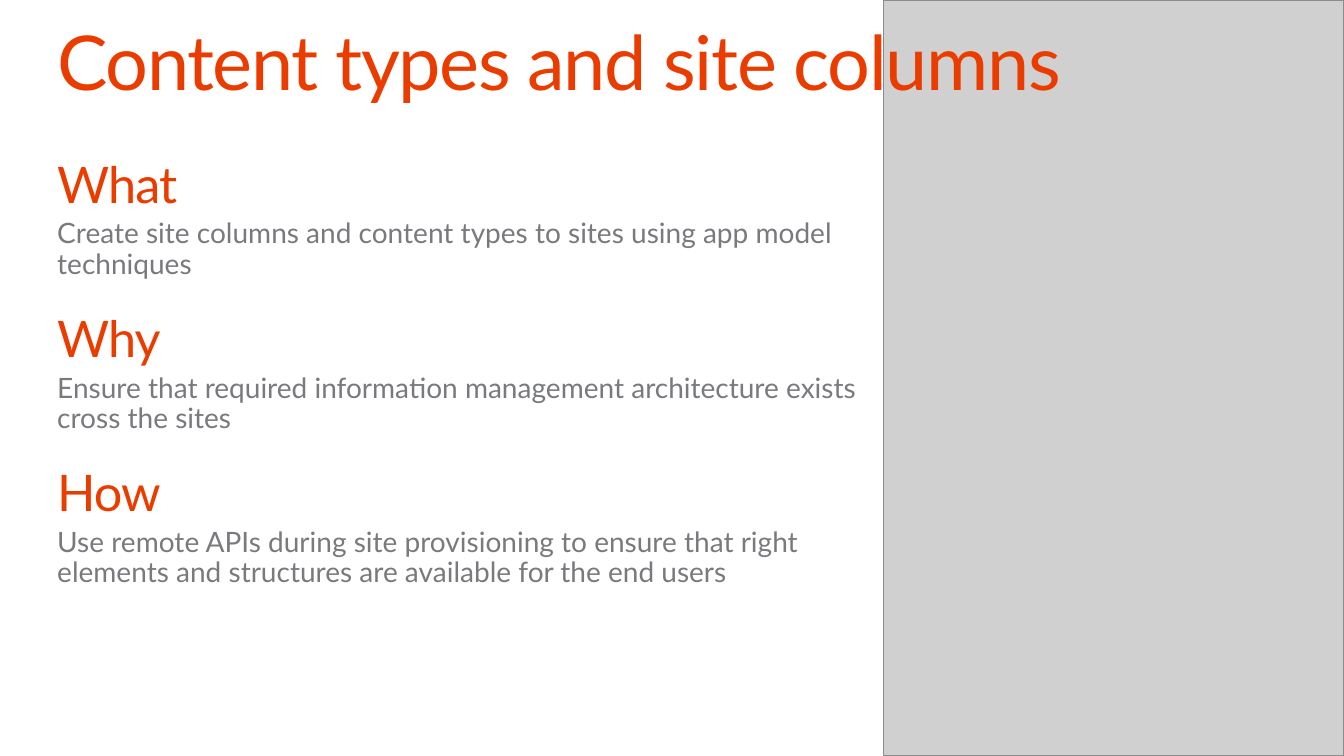
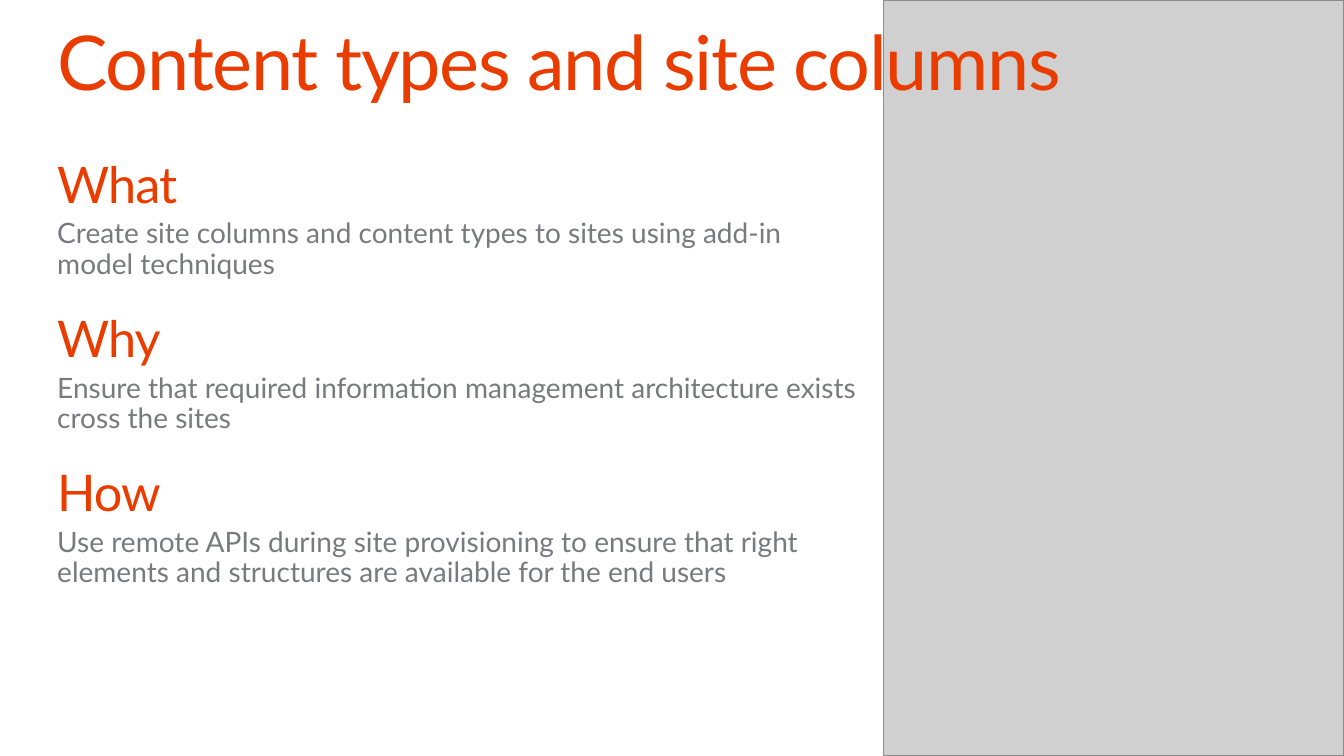
Before and after one commit to OfficeDev/TrainingContent, a slide deck: slide 6 of O3658/08 Using Enterprise Content Management Capabilities with app model/8_ECM.pptx. Drawn at 1344x756 pixels with LibreOffice and Linux fonts; fonts in the diff are those of the drawing; grey boxes stand for pictures; background and template pictures are left out. Boxes give left, top, right and bottom in pixels: in the first picture for what was removed or moved away, otherwise in the second. Text is boxed around its words. In the diff, an @@ line names an element or a change of style, - is before the commit and + after.

```diff
--- a/O3658/08 Using Enterprise Content Management Capabilities with app model/8_ECM.pptx
+++ b/O3658/08 Using Enterprise Content Management Capabilities with app model/8_ECM.pptx
@@ text at [57,222,781,279]: text changed @@
-  Create site columns and content types to sites using app model techniques
+  Create site columns and content types to sites using add-in model techniques
```
Also in this commit, not shown: 11 other slides changed, 1 slide added, 1 slide removed, 6 other files.
